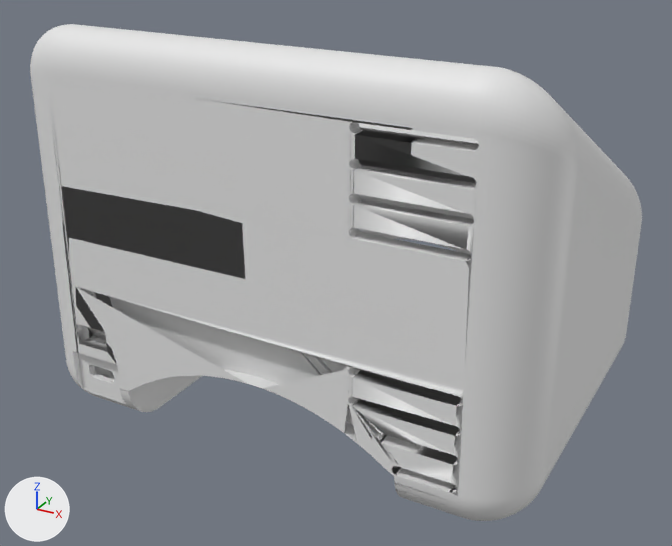
What one commit did to the OBJ model schemes/3D_models/base/base.obj.
One viewpoint serves both versions: a 50 mm camera at (113.2, -216.9, 123.5) aimed at (-1.2, -8.8, 19.4). Arrows for +X, +Y and +Z are at lower left; the lights stay in place. Where no turn or scale is listed for an object, it has been applied to the vertices. Vertices at the same position are counted once.

In view in the first picture: 'sketch_2'.
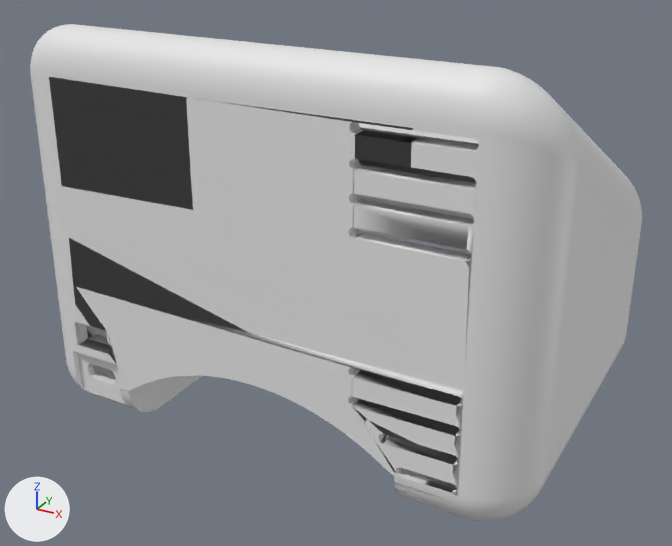
Boxes (x1, y1, x2, y2) around the edits, measured in the pictures (672 x 546 px):
part 1 of me_sketch_2, cut back: (46, 77, 248, 404) in both
part 2 of me_sketch_2, cut back: before (49, 77, 475, 497); after (351, 406, 406, 477)

Diff of the bpy script that builds the scene:
```diff
--- a/schemes/3D_models/base/base.obj.py
+++ b/schemes/3D_models/base/base.obj.py
@@ me_sketch_2 @@
 # used by ob_sketch_2; location = (0.0, 0.0, 0.0)
-me_sketch_2.from_pydata(...)  # 9404 vertices, 8995 faces; spans x -70.0..70.0, y -55.0..55.0, z -16.8..88.1
+me_sketch_2.from_pydata(...)  # 8159 vertices, 8082 faces; spans x -70.0..70.0, y -55.0..55.0, z -16.8..88.1
+# me_sketch_2 part 1: 81 vertices moved from x -65.4..-43.1, y -55.0..-38.9, z -7.7..11.0 to x -65.5..-43.1, y -55.0..-38.9, z -7.5..11.5; 584 vertices removed from x -65.4..-43.1, y -51.0..-34.0, z -12.8..11.0; 29 vertices added at x -65.5..-43.1, y -51.0..-34.0, z -7.5..11.5
+# me_sketch_2 part 2: 7 vertices moved from x 28.1..40.7, y -55.0..-51.0, z -4.7..10.3 to x 35.6..40.7, y -55.0..-51.0, z -4.7..5.2; 725 vertices removed from x 26.2..52.5, y -55.0..-51.0, z -4.7..76.2; 35 vertices added at x 35.6..40.7, y -55.0..-51.0, z -4.7..5.2
```
